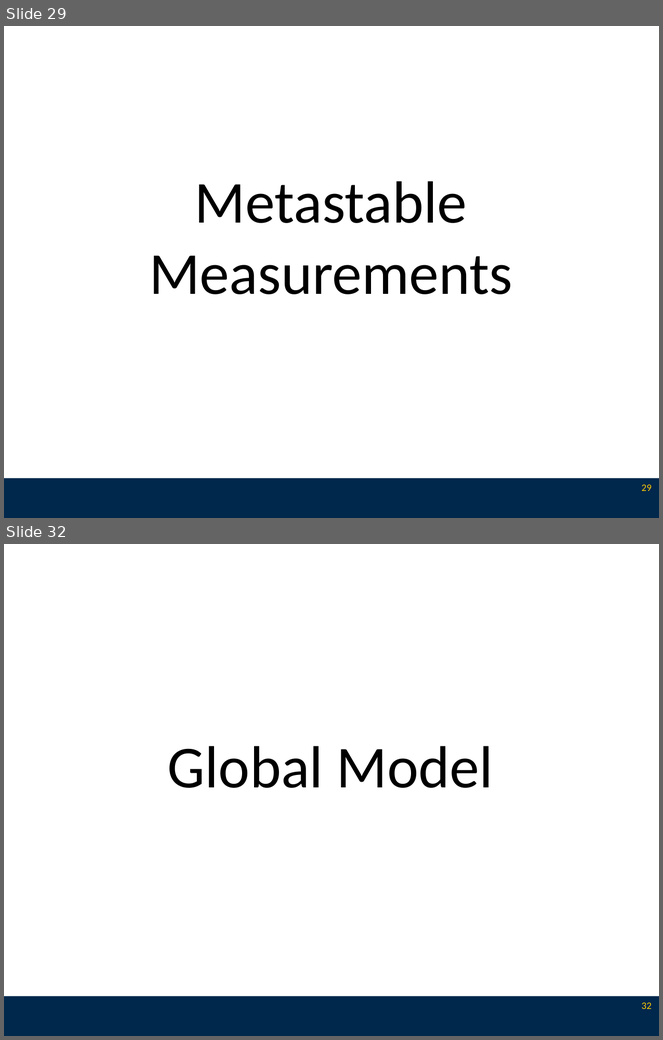
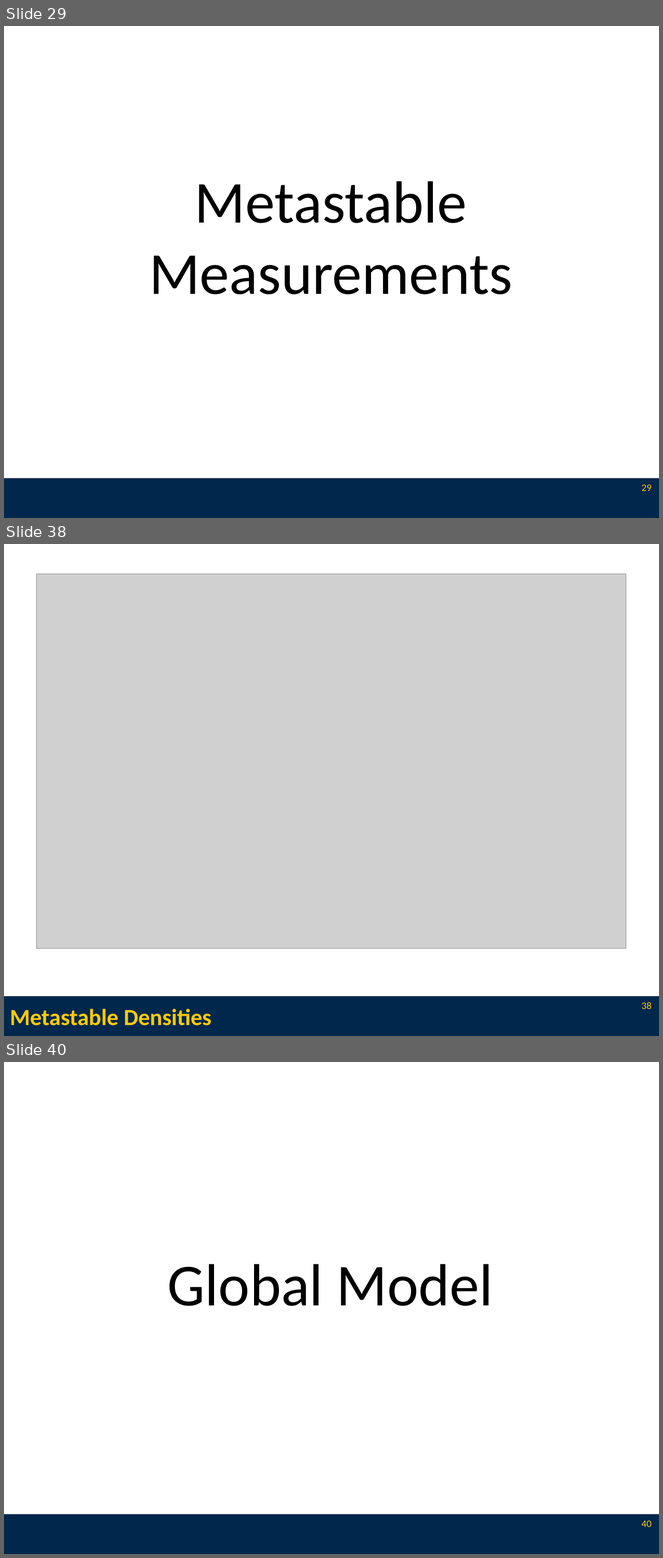
Before and after one commit to l3enny/dissertation, a slide deck: defense/presentation.odp. Shown one above the other, each under a label of ours: slides 29 and 32 before the commit, slides 29, 38 and 40 after it; the slides between them are not shown. The pictures are 663x1040 and 663x1558 pixels, drawn with LibreOffice and Linux fonts; fonts in the diff are those of the drawing; grey boxes stand for pictures. Boxes give left, top, right and bottom in pixels: in the first picture for what was removed or moved away, otherwise in the second. Text is boxed around its words. In the diff, an @@ line names an element or a change of style, - is before the commit and + after.

```diff
--- a/defense/presentation.odp
+++ b/defense/presentation.odp
@@ slide 38 added at <box>4,544,659,1036</box>, background #FFFFFF; not listed: 1 template element that a slide beside it also shows @@
@@ picture added at <box>37,574,626,948</box> @@
@@ title added at <box>10,1008,211,1026</box>, 28 pt, text #FFCB05, bold @@
+Metastable Densities
@@ page number added at <box>642,1002,651,1009</box>, 12 pt, text #FFCB05 @@
+38
@@ what was slide 32 is now slide 40 @@
@@ page number at <box>642,1520,651,1527</box>: text changed @@
-32
+40
```
Also in this commit, not shown: 4 slides changed, 15 other slides added, 27 other files.
